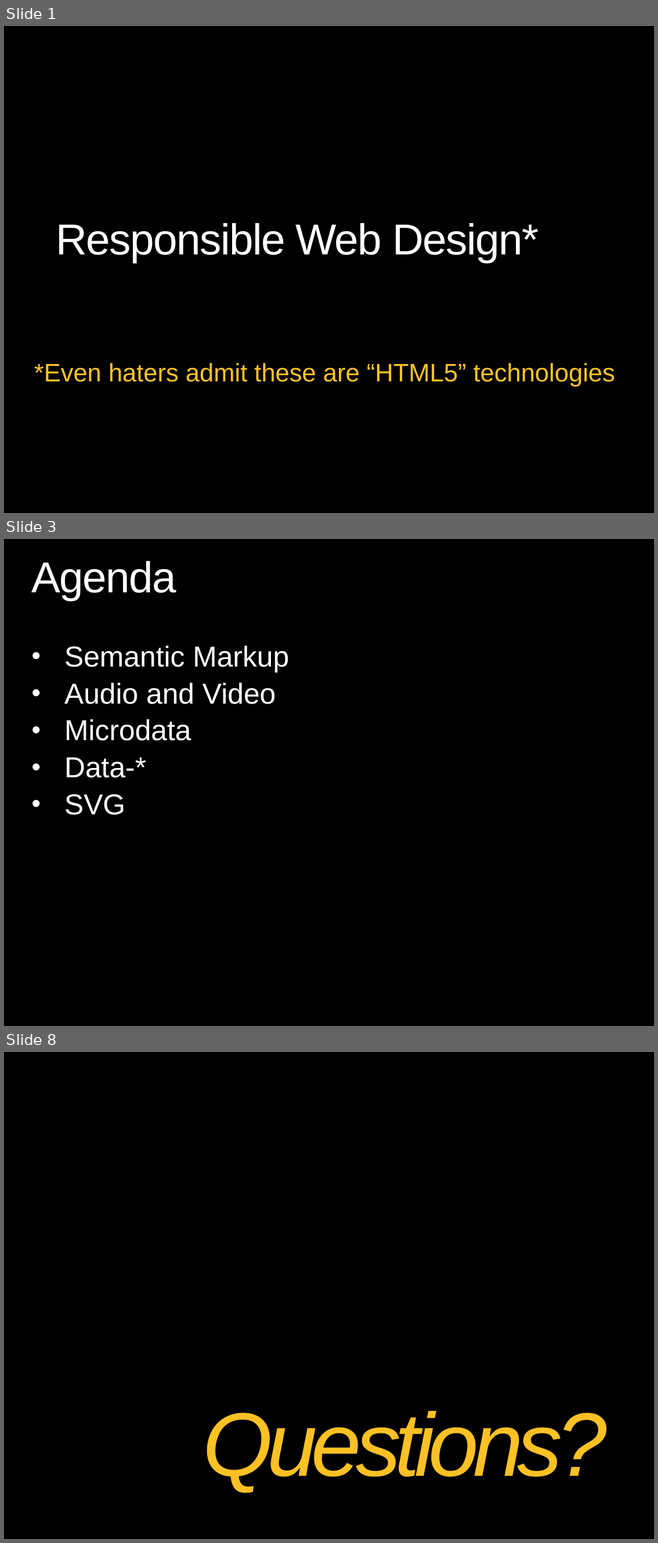
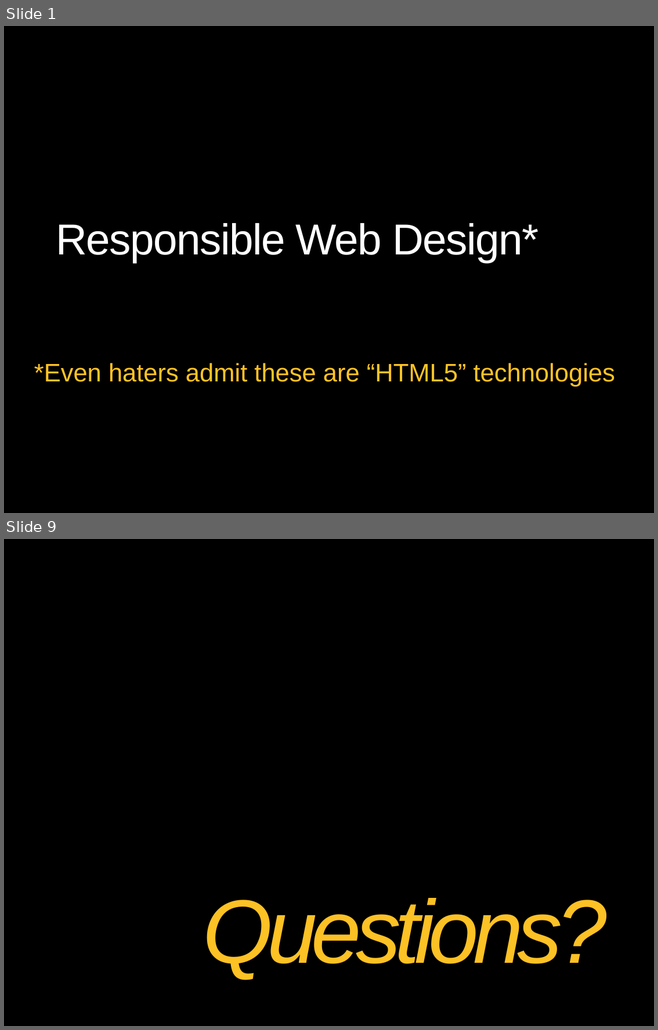
Before and after one commit to theClarkSell/HTML5-Compiler, a slide deck: 6-Responsible Web Design/ResponsibleWebDesign.pptx. Shown one above the other, each under a label of ours: slides 1, 3 and 8 before the commit, slides 1 and 9 after it; the slides between them are not shown. The pictures are 658x1543 and 658x1030 pixels, drawn with LibreOffice and Linux fonts; fonts in the diff are those of the drawing; background and template pictures are left out. Boxes give left, top, right and bottom in pixels: in the first picture for what was removed or moved away, otherwise in the second. Text is boxed around its words. In the diff, an @@ line names an element or a change of style, - is before the commit and + after.

```diff
--- a/6-Responsible Web Design/ResponsibleWebDesign.pptx
+++ b/6-Responsible Web Design/ResponsibleWebDesign.pptx
@@ slide 3 removed at box(4, 539, 654, 1026), background picture (left out) @@
@@ title removed at box(32, 561, 177, 600) @@
-Agenda
@@ text removed at box(64, 646, 289, 815) @@
-• Semantic Markup
-• Audio and Video
-• Microdata
-• Data-*
-• SVG
@@ what was slide 8 is now slide 9 @@
```
Also in this commit, not shown: 1 slide changed, 5 slides added, 3 other slides removed.
